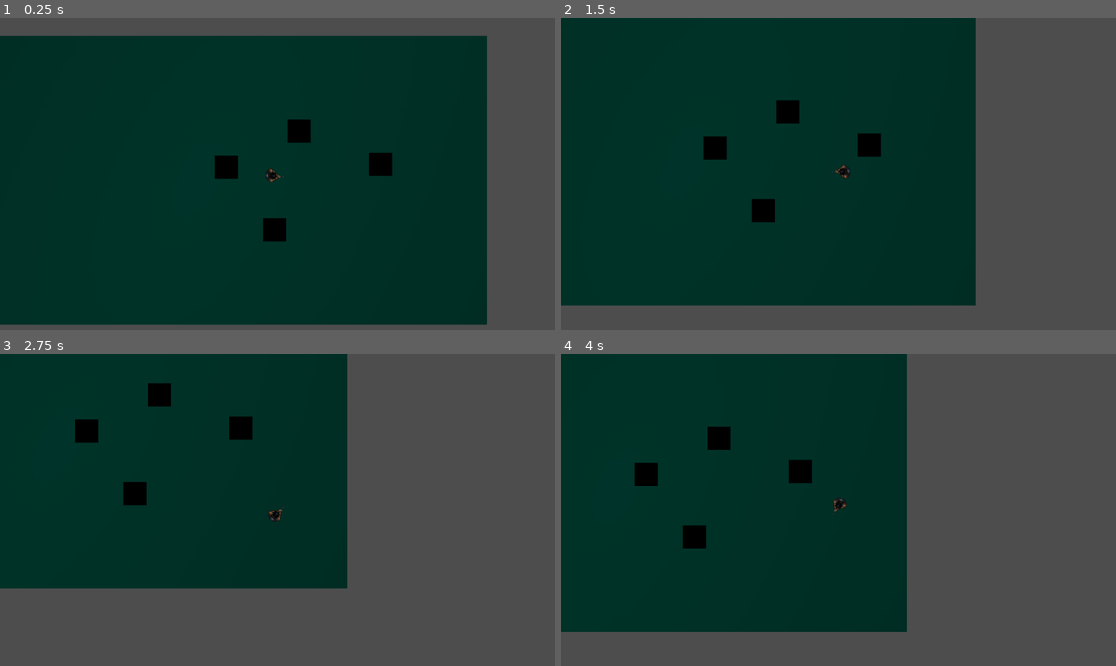
Above: before the commit, frames 1-4 (two rows, left to right).
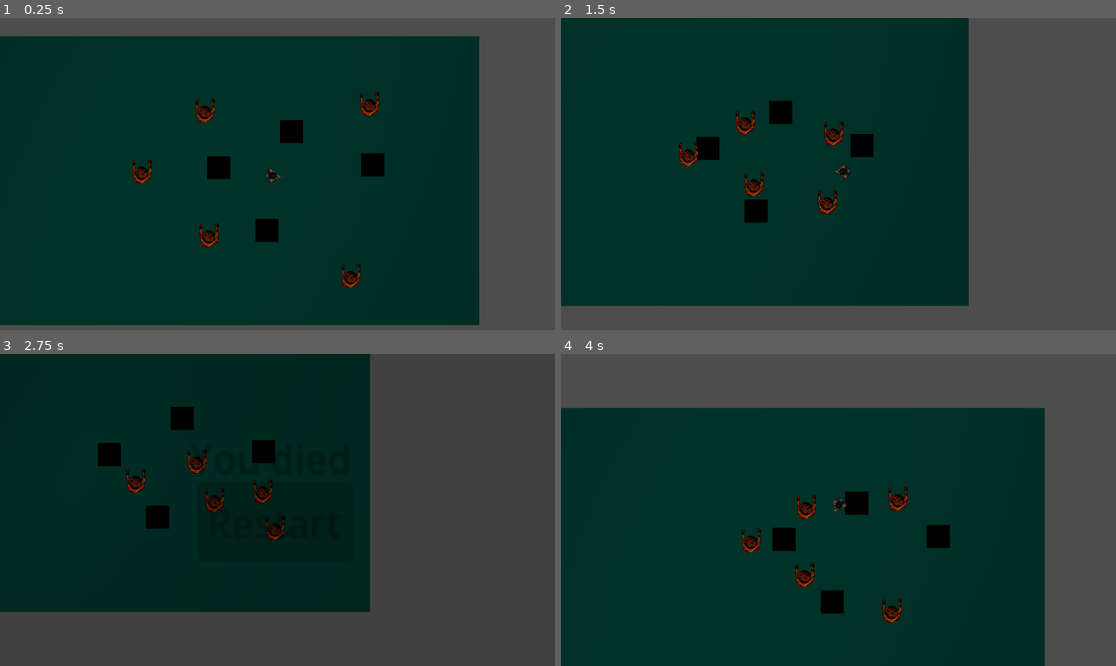
Above: after the commit, the same moments.

Repository: Im-Yannooo/Godot_Practices
Game: Godot game, scene res://world.tscn
Two runs of this game, one before a commit and one after it. Both use one fixed random seed, a clock stepped at 60 frames per second and the inputs below.
Inputs (mouse positions are in pixels of both pictures, inside the frame that each line leads up to):
- Up to frame 1 (0.25 s): no input
- Up to frame 2 (1.5 s): move the mouse to (960, 158) at 0.52 s; hold D (move_right) 0.53-1.28 s; click (960, 158) at 0.6 s; move the mouse to (727, 189) at 1.27 s; hold S (move_down) from 1.28 s (still down); click (727, 189) at 1.35 s
- Up to frame 3 (2.75 s): move the mouse to (333, 441) at 2.02 s; release S (move_down) at 2.03 s; hold D (move_right) from 2.03 s (still down); click (333, 441) at 2.1 s
- Up to frame 4 (4 s): release D (move_right) at 2.75 s; click (838, 522) at 2.75 s, where only the run after the commit has a clickable "Restart"; move the mouse to (810, 572) at 3.52 s; hold W (move_up) from 3.53 s (still down); click (810, 572) at 3.6 s

The runs differ from the first frame. In frame 1, 3.2% of the frame differs, in the area x 0-88%, y 5-99%; in frame 2, 2.8%; in frame 3, 12%; in frame 4, 41%, in the area x 0-88%, y 0-100%.

Commit message:
Newly Updated Week 3 and Finished

Diff:
--- a/week-3--ui-ux,-audio,-&-ai/player.gd
+++ b/week-3--ui-ux,-audio,-&-ai/player.gd
@@ -5,7 +5,7 @@
 
 var dead = false
 
-func _process(delta: float) -> void:
+func _process(delta):
 	if Input.is_action_just_pressed("exit"):
 		get_tree().quit()
 	if Input.is_action_just_pressed("restart"):
@@ -37,7 +37,7 @@
 	z_index = -1
 
 func restart():
-	get_tree().reload.current.scene()
+	get_tree().reload_current_scene()
 
 func shoot():
 	$Shootsound.play()
--- a/week-3--ui-ux,-audio,-&-ai/project.godot
+++ b/week-3--ui-ux,-audio,-&-ai/project.godot
@@ -18,6 +18,10 @@
 [audio]
 
 buses/default_bus_layout="uid://b38cnskstd63r"
+
+[global_group]
+
+Player=""
 
 [input]
 
--- a/week-3--ui-ux,-audio,-&-ai/world.tscn
+++ b/week-3--ui-ux,-audio,-&-ai/world.tscn
@@ -2,6 +2,7 @@
 
 [ext_resource type="Texture2D" uid="uid://cshh7fcwvcya3" path="res://ARt/white-radial-gradient.jpg" id="1_f3sb7"]
 [ext_resource type="PackedScene" uid="uid://dqnkeonxobr35" path="res://player.tscn" id="2_fj7yv"]
+[ext_resource type="PackedScene" uid="uid://ses1t13c3da6" path="res://zombie.tscn" id="3_tlwt5"]
 
 [sub_resource type="RectangleShape2D" id="RectangleShape2D_fj7yv"]
 size = Vector2(374.99997, 20)
@@ -84,4 +85,19 @@
 shape = SubResource("RectangleShape2D_fj7yv")
 
 [node name="Player" parent="." unique_id=337415505 instance=ExtResource("2_fj7yv")]
-position = Vector2(406, 252)
+position = Vector2(422, 251)
+
+[node name="Zombie" parent="." unique_id=528937792 instance=ExtResource("3_tlwt5")]
+position = Vector2(258, 391)
+
+[node name="Zombie2" parent="." unique_id=333748121 instance=ExtResource("3_tlwt5")]
+position = Vector2(586, 480)
+
+[node name="Zombie3" parent="." unique_id=507667695 instance=ExtResource("3_tlwt5")]
+position = Vector2(630, 87)
+
+[node name="Zombie4" parent="." unique_id=1560147405 instance=ExtResource("3_tlwt5")]
+position = Vector2(250, 100)
+
+[node name="Zombie5" parent="." unique_id=1802535068 instance=ExtResource("3_tlwt5")]
+position = Vector2(113, 242)
--- /dev/null
+++ b/week-3--ui-ux,-audio,-&-ai/zombie.gd
@@ -0,0 +1,31 @@
+extends CharacterBody2D
+
+@onready var ray_cast_2d = $RayCast2D
+
+@export var move_speed =100
+@onready var player : CharacterBody2D = get_tree().get_first_node_in_group("Player")
+
+var dead = false;
+
+func _physics_process(delta):
+		if dead:
+			return
+
+		var dir_to_player = global_position.direction_to(player.global_position)
+		velocity = dir_to_player * move_speed
+		move_and_slide()
+
+		global_rotation = dir_to_player.angle() == PI/2.0
+
+		if ray_cast_2d.is_colliding() and ray_cast_2d.get_collider() == player:
+			player.kill()
+
+func kill():
+	if dead:
+		return
+	dead = true
+	$DeathSound.play()
+	$Graphics/Death.show()
+	$Graphics/Alive.hide()
+	$CollisionShape2D.disabled = true
+	z_index = -1
--- a/week-3--ui-ux,-audio,-&-ai/zombie.tscn
+++ b/week-3--ui-ux,-audio,-&-ai/zombie.tscn
@@ -1,3 +1,38 @@
 [gd_scene format=3 uid="uid://ses1t13c3da6"]
 
+[ext_resource type="Script" uid="uid://c8sjj5xakgsxt" path="res://zombie.gd" id="1_eseir"]
+[ext_resource type="Texture2D" uid="uid://ewyxnwgt40dx" path="res://ARt/Zombie/ZombiePrisonerSkinny.png" id="2_7nqyo"]
+[ext_resource type="Texture2D" uid="uid://dcsek0legj5vy" path="res://ARt/PLayer/a-dramatic-explosion-of-crimson-red-paint-splattered-across-a-black-background-resembling-a-bloody-burst-or-a-violent-impact-png.png" id="3_lnshm"]
+[ext_resource type="AudioStream" uid="uid://ci43s7qmwpyo1" path="res://Audio/freesound_community-zombie-death-2-95167.mp3" id="4_x5rsa"]
+
+[sub_resource type="CircleShape2D" id="CircleShape2D_ogcpr"]
+
 [node name="Zombie" type="CharacterBody2D" unique_id=528937792]
+collision_layer = 2
+collision_mask = 3
+script = ExtResource("1_eseir")
+
+[node name="CollisionShape2D" type="CollisionShape2D" parent="." unique_id=1392056493]
+position = Vector2(1, 10)
+scale = Vector2(1.8727971, 1.9837043)
+shape = SubResource("CircleShape2D_ogcpr")
+
+[node name="Graphics" type="Node2D" parent="." unique_id=623626325]
+
+[node name="Alive" type="Sprite2D" parent="Graphics" unique_id=382542868]
+position = Vector2(2, 7)
+rotation = -1.5707964
+texture = ExtResource("2_7nqyo")
+
+[node name="Death" type="Sprite2D" parent="Graphics" unique_id=2005995987]
+z_index = -1
+position = Vector2(40, 22)
+scale = Vector2(0.32207954, 0.28276512)
+texture = ExtResource("3_lnshm")
+
+[node name="RayCast2D" type="RayCast2D" parent="." unique_id=1215705234]
+target_position = Vector2(0, -70)
+collision_mask = 3
+
+[node name="DeathSound" type="AudioStreamPlayer2D" parent="." unique_id=1362285049]
+stream = ExtResource("4_x5rsa")
Binary file added: week-3--ui-ux,-audio,-&-ai/ARt/Zombie/ZombiePrisonerSkinny.png
Not shown, added: week-3--ui-ux,-audio,-&-ai/ARt/Zombie/ZombiePrisonerSkinny.png.import
Not shown, added: week-3--ui-ux,-audio,-&-ai/Audio/freesound_community-zombie-death-2-95167.mp3.import
Not shown, added: week-3--ui-ux,-audio,-&-ai/zombie.gd.uid
Not shown, added: week-3--ui-ux,-audio,-&-ai/Audio/freesound_community-zombie-death-2-95167.mp3
